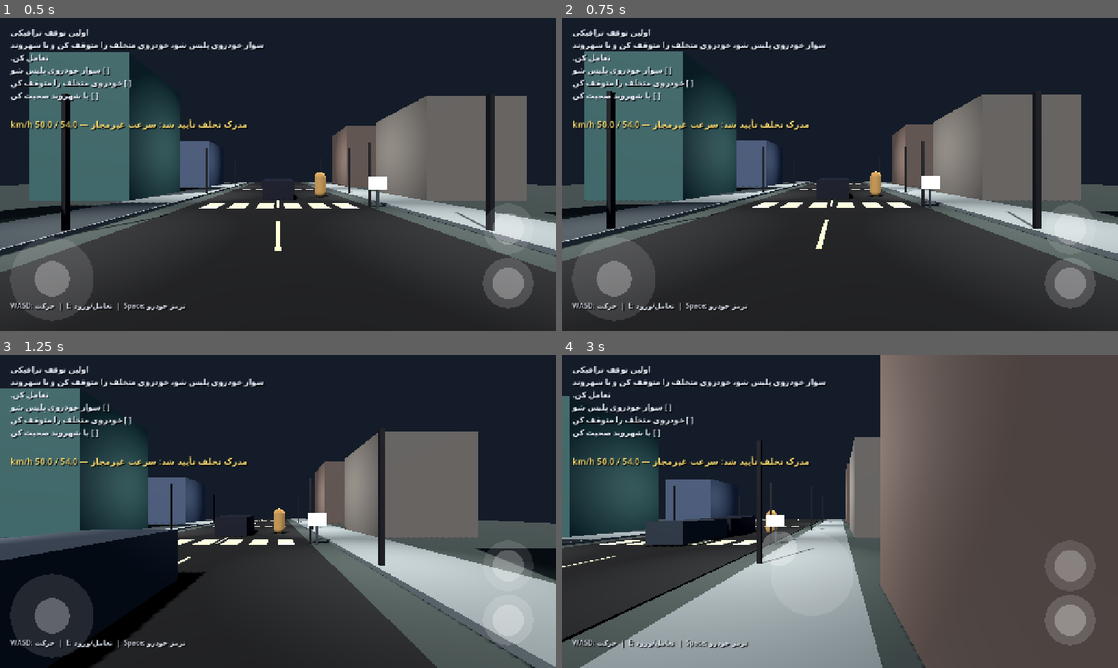
Above: before the commit, frames 1-4 (two rows, left to right).
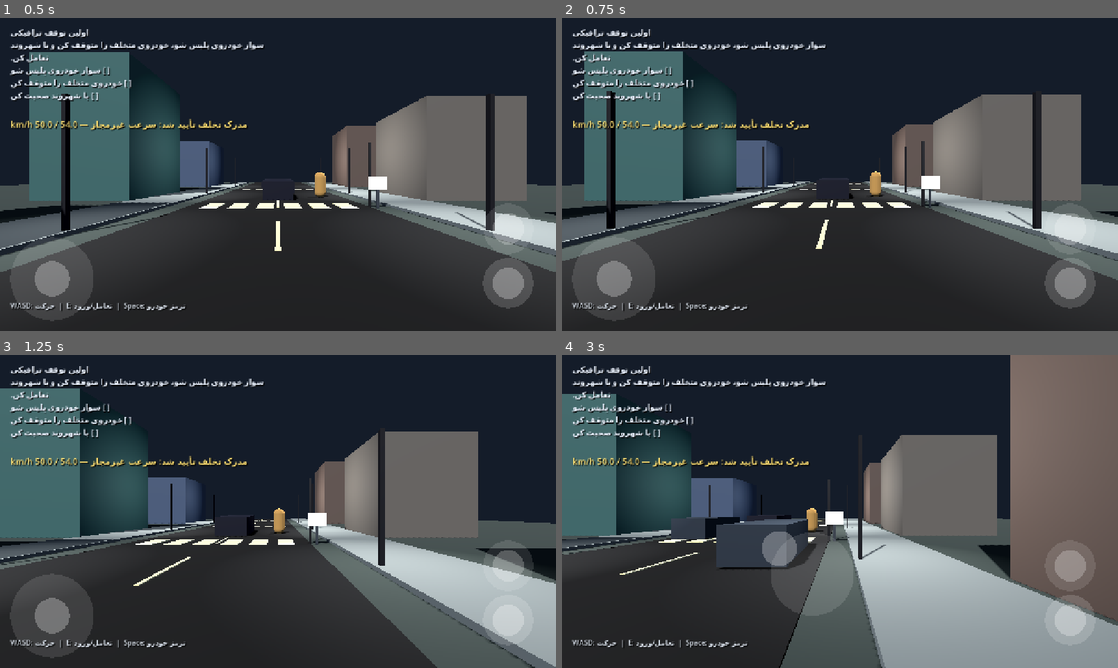
Above: after the commit, the same moments.

Repository: thedeverfankhajo-bot/PoliceSimulator3D
Game: Godot game, scene res://scenes/main/main.tscn
Two runs of this game, one before a commit and one after it. Both use one fixed random seed, a clock stepped at 60 frames per second and the inputs below.
Inputs (mouse positions are in pixels of both pictures, inside the frame that each line leads up to):
- Up to frame 1 (0.5 s): no input
- Up to frame 2 (0.75 s): tap Enter at 0.5 s; move the mouse to (962, 158) at 0.52 s; hold D (move_right) from 0.53 s (still down); tap E (interact) at 0.6 s; click (962, 158) at 0.67 s
- Up to frame 3 (1.25 s): keep holding D (move_right)
- Up to frame 4 (3 s): release D (move_right) at 1.25 s; drag from (728, 527) to (812, 574) at 1.27 s; move the mouse to (895, 442) at 2.02 s; hold D (move_right) 2.03-2.75 s; tap E (interact) at 2.1 s; drag from (812, 574) to (673, 464) at 2.77 s

Frame 1 is identical in both runs. In frame 2, less than 0.1% of the frame differs, in the area x 0-100%, y 53-82%; in frame 3, 11%; in frame 4, 62%, in the area x 0-100%, y 0-100%.

Commit message:
Expand traffic simulation and harden vehicle AI

Diff:
--- a/scripts/core/main.gd
+++ b/scripts/core/main.gd
@@ -9,18 +9,23 @@
 const TRAFFIC_VEHICLE_SCENE := preload("res://scenes/vehicles/traffic_vehicle.tscn")
 const SCENARIO_SCRIPT := preload("res://scripts/missions/traffic_stop_scenario.gd")
 const TRAFFIC_LIGHT_SCRIPT := preload("res://scripts/traffic/traffic_light.gd")
+const TRAFFIC_AI_SCRIPT := preload("res://scripts/traffic/traffic_ai_controller.gd")
 
 @onready var player_spawn: Marker3D = $PlayerSpawn
 @onready var hud: CanvasLayer = $StatusHUD
 
 var mission_manager: Node
 var player: CharacterBody3D
+var traffic_ai: Node
 
 func _ready() -> void:
 	_build_city()
 	_spawn_gameplay()
 
 func _spawn_gameplay() -> void:
+	traffic_ai = TRAFFIC_AI_SCRIPT.new()
+	traffic_ai.name = "TrafficAIController"
+	add_child(traffic_ai)
 	player = PLAYER_SCENE.instantiate()
 	add_child(player)
 	player.global_position = player_spawn.global_position
@@ -50,6 +55,17 @@
 	traffic_vehicle.traffic_light = traffic_light
 	traffic_vehicle.global_position = Vector3(0, 0.65, 18)
 	traffic_vehicle.violation_detected.connect(_on_traffic_violation)
+	traffic_ai.register_vehicle(traffic_vehicle)
+	for i in range(2):
+		var extra_traffic = TRAFFIC_VEHICLE_SCENE.instantiate()
+		add_child(extra_traffic)
+		extra_traffic.vehicle_id = "civilian_sedan_%03d" % (i + 2)
+		extra_traffic.global_position = Vector3(-2.8 if i == 0 else 2.8, 0.65, 30.0 + (i * 10.0))
+		extra_traffic.traffic_light = traffic_light
+		extra_traffic.obey_traffic_light = true
+		extra_traffic.traffic_speed_kmh = 42.0 + (i * 5.0)
+		extra_traffic.violation_detected.connect(_on_traffic_violation)
+		traffic_ai.register_vehicle(extra_traffic)
 
 	mission_manager = preload("res://scripts/missions/mission_manager.gd").new()
 	add_child(mission_manager)
--- /dev/null
+++ b/scripts/traffic/traffic_ai_controller.gd
@@ -0,0 +1,59 @@
+extends Node
+class_name TrafficAIController
+
+@export_range(1.0, 30.0, 0.5) var safe_follow_distance := 7.0
+@export_range(0.5, 8.0, 0.5) var full_stop_distance := 2.5
+@export_range(0.1, 4.0, 0.1) var lane_width := 2.5
+@export_range(0.1, 1.0, 0.05) var minimum_speed_factor := 0.2
+
+var _vehicles: Array[Node3D] = []
+
+func register_vehicle(vehicle: Node3D) -> void:
+	if vehicle == null or not is_instance_valid(vehicle):
+		return
+	if not _vehicles.has(vehicle):
+		_vehicles.append(vehicle)
+
+func unregister_vehicle(vehicle: Node3D) -> void:
+	_vehicles.erase(vehicle)
+
+func _physics_process(_delta: float) -> void:
+	_cleanup()
+	for vehicle in _vehicles:
+		if not is_instance_valid(vehicle) or not vehicle.has_method("set_ai_speed_factor"):
+			continue
+		var desired_factor := 1.0
+		var stop_requested := false
+		var leader := _find_leader(vehicle)
+		if leader != null:
+			var gap := vehicle.global_position.z - leader.global_position.z
+			if gap <= full_stop_distance:
+				stop_requested = true
+			elif gap < safe_follow_distance:
+				desired_factor = clamp(gap / safe_follow_distance, minimum_speed_factor, 1.0)
+		vehicle.set_ai_speed_factor(desired_factor)
+		if vehicle.has_method("set_ai_stop_requested"):
+			vehicle.set_ai_stop_requested(stop_requested)
+
+func _find_leader(vehicle: Node3D) -> Node3D:
+	var best: Node3D
+	var best_gap := INF
+	for candidate in _vehicles:
+		if candidate == vehicle or not is_instance_valid(candidate):
+			continue
+		if abs(candidate.global_position.x - vehicle.global_position.x) > lane_width:
+			continue
+		var gap := vehicle.global_position.z - candidate.global_position.z
+		if gap > 0.0 and gap < best_gap:
+			best_gap = gap
+			best = candidate
+	return best
+
+func _cleanup() -> void:
+	for i in range(_vehicles.size() - 1, -1, -1):
+		if not is_instance_valid(_vehicles[i]):
+			_vehicles.remove_at(i)
+
+func get_registered_vehicle_count() -> int:
+	_cleanup()
+	return _vehicles.size()
--- a/scripts/vehicles/traffic_vehicle.gd
+++ b/scripts/vehicles/traffic_vehicle.gd
@@ -2,7 +2,6 @@
 class_name TrafficVehicle
 
 const TRAFFIC_VIOLATION_SCRIPT := preload("res://scripts/violations/traffic_violation.gd")
-
 
 signal violation_detected(vehicle: TrafficVehicle, violation: String)
 signal violation_evidence_detected(vehicle: TrafficVehicle, evidence: Dictionary)
@@ -18,23 +17,24 @@
 @export var waypoints: Array[Node3D] = []
 @export var traffic_light: Node
 @export var obey_traffic_light := false
+@export var traffic_ai_enabled := true
+@export_range(0.0, 1.0, 0.05) var ai_min_speed_factor := 0.15
+@export var ai_stop_distance := 7.0
 
 var _waypoint_index := 0
-
 var is_stopped := false
 var _violation_reported := false
 var _violation_evidence: Dictionary = {}
 var _loop_start_position := Vector3.ZERO
 var _loop_reset_rotation := Basis.IDENTITY
 var _spawn_initialized := false
-var _last_z := 0.0
 var _red_light_reported := false
-
+var _ai_speed_factor := 1.0
+var _ai_stop_requested := false
 
 func _ready() -> void:
 	_loop_start_position = global_position
 	_loop_reset_rotation = global_transform.basis
-	_last_z = global_position.z
 
 func _physics_process(delta: float) -> void:
 	var previous_z := global_position.z
@@ -42,11 +42,11 @@
 		_loop_start_position = global_position
 		_loop_reset_rotation = global_transform.basis
 		_spawn_initialized = true
-	if is_stopped:
+	if is_stopped or _ai_stop_requested:
 		velocity = Vector3.ZERO
 		return
 	if waypoints.is_empty():
-		velocity = get_traffic_velocity()
+		velocity = get_traffic_velocity() * _ai_speed_factor
 		move_and_slide()
 		_check_violation()
 		_check_red_light_violation(previous_z)
@@ -73,12 +73,11 @@
 		_waypoint_index = (_waypoint_index + 1) % waypoints.size()
 		target = waypoints[_waypoint_index]
 		offset = target.global_position - global_position
-		offset.y = 0.0
 	if offset.length_squared() <= 0.001:
 		velocity = Vector3.ZERO
 		return
 	var direction := offset.normalized()
-	velocity = direction * (traffic_speed_kmh / 3.6)
+	velocity = direction * (traffic_speed_kmh / 3.6) * _ai_speed_factor
 	var target_yaw := atan2(-direction.x, -direction.z)
 	rotation.y = lerp_angle(rotation.y, target_yaw, clamp(turn_speed * delta, 0.0, 1.0))
 	move_and_slide()
@@ -91,10 +90,21 @@
 	_violation_reported = false
 	_violation_evidence.clear()
 	_red_light_reported = false
+	_ai_speed_factor = 1.0
+	_ai_stop_requested = false
 	velocity = get_traffic_velocity()
 
 func get_traffic_velocity() -> Vector3:
 	return -transform.basis.z * (traffic_speed_kmh / 3.6)
+
+func set_ai_speed_factor(factor: float) -> void:
+	_ai_speed_factor = clamp(factor, ai_min_speed_factor, 1.0)
+
+func set_ai_stop_requested(should_stop: bool) -> void:
+	_ai_stop_requested = should_stop
+
+func get_ai_speed_factor() -> float:
+	return _ai_speed_factor
 
 func _check_violation() -> void:
 	if _violation_reported or traffic_speed_kmh <= speed_limit_kmh:
@@ -138,6 +148,7 @@
 	if is_stopped:
 		return
 	is_stopped = true
+	_ai_stop_requested = true
 	velocity = Vector3.ZERO
 	stopped.emit(self)
 
--- /dev/null
+++ b/tests/test_traffic_ai.gd
@@ -0,0 +1,30 @@
+extends SceneTree
+
+const AI_SCRIPT := preload("res://scripts/traffic/traffic_ai_controller.gd")
+
+func _fail(message: String) -> void:
+	push_error(message)
+	quit(1)
+
+func _initialize() -> void:
+	var controller = AI_SCRIPT.new()
+	var leader := Node3D.new()
+	leader.position = Vector3(0, 0, 0)
+	var follower := Node3D.new()
+	follower.position = Vector3(0, 0, 5)
+	add_child(leader)
+	add_child(follower)
+	controller.register_vehicle(leader)
+	controller.register_vehicle(follower)
+	if controller.get_registered_vehicle_count() != 2:
+		_fail("Traffic AI must register unique vehicles.")
+		return
+	controller.unregister_vehicle(leader)
+	if controller.get_registered_vehicle_count() != 1:
+		_fail("Traffic AI must unregister vehicles.")
+		return
+	follower.queue_free()
+	leader.queue_free()
+	controller.free()
+	print("Traffic AI tests passed.")
+	quit(0)
Not shown, added: docs/TRAFFIC_AI.md
